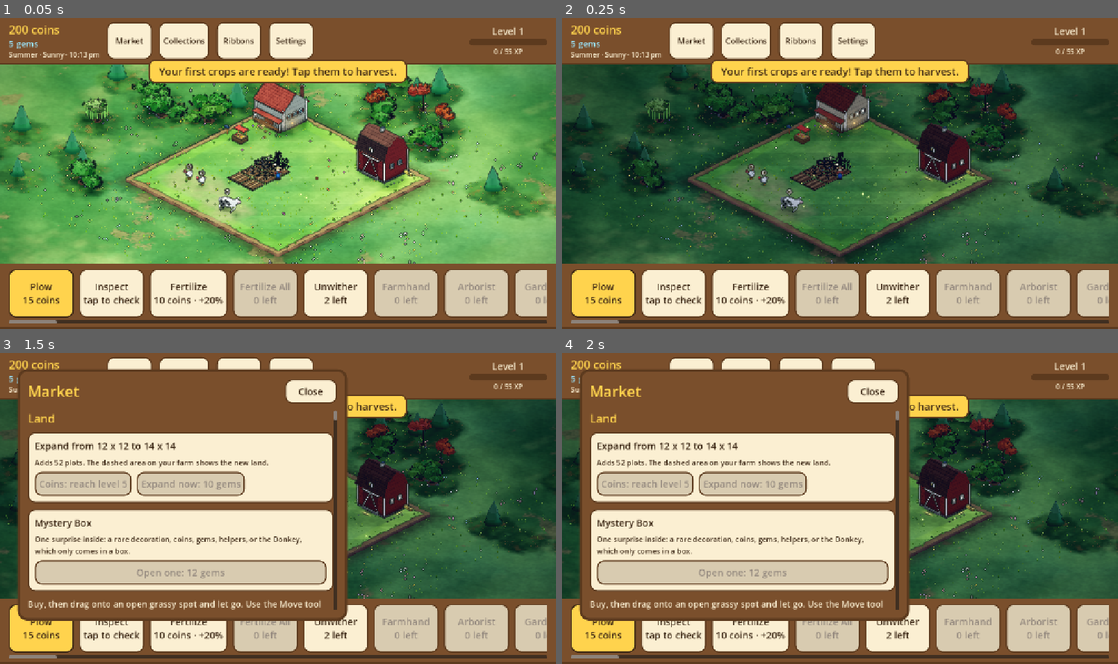
Above: before the commit, frames 1-4 (two rows, left to right).
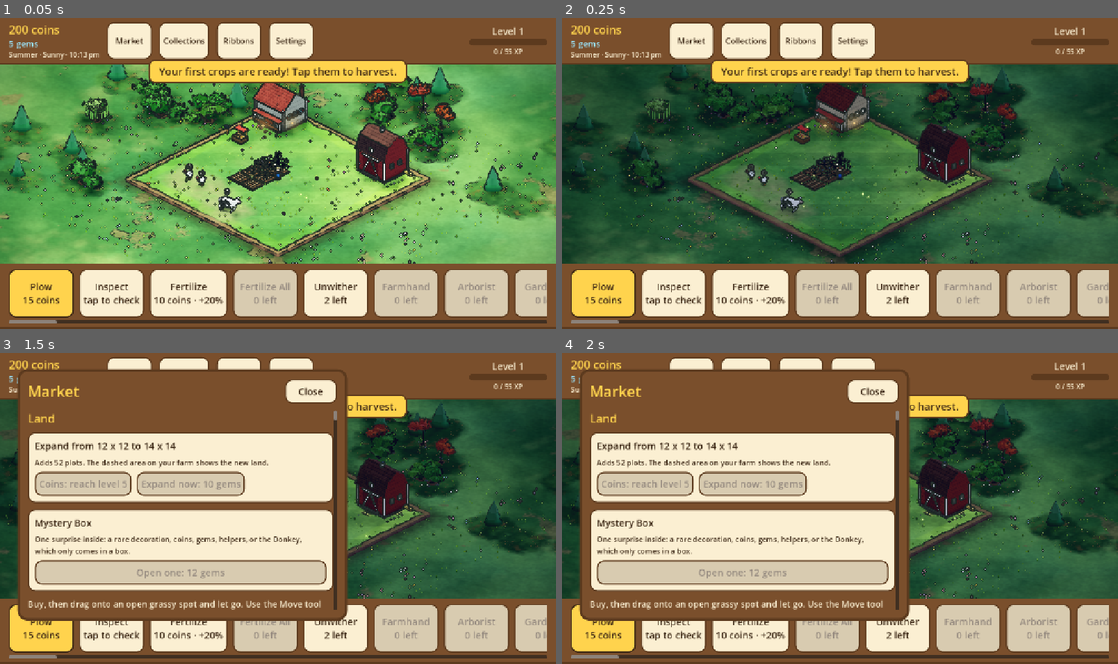
Above: after the commit, the same moments.

Repository: aniket-patra-1998/farm-game
Game: Godot game, scene res://scenes/main.tscn
The game is run twice, just before and just after one commit, with the same random seed, the same clock (stepped at 60 frames per second) and the same inputs.
Inputs:
- Up to frame 1 (0.05 s): no input
- Up to frame 2 (0.25 s): no input
- Up to frame 3 (1.5 s): click "Market" at 0.5 s; click "Collections" at 1.25 s
- Up to frame 4 (2 s): no input

The runs differ from the first frame. In frame 1, 7.3% of the frame differs, in the area x 0-100%, y 14-80%; in frame 2, 1.4%; in frame 3, 0.5%; in frame 4, 0.4%.

Commit message:
Inked, richer look: the outline now catches real edges (lower threshold, stronger), daytime saturation and contrast up
Co-Authored-By: Claude Sonnet 5.5 <noreply@anthropic.com>
Claude-Session: https://claude.ai/code/session_014fNSr1LTa4ZmUtF6K6voar

Diff:
--- a/scripts/main.gd
+++ b/scripts/main.gd
@@ -5,7 +5,11 @@
 ## Touch: pinch to zoom, two-finger drag to move, or one-finger drag with the Hand tool.
 ## Mouse: wheel to zoom, right- or middle-drag to move. Trackpad gestures also work.
 
-const INK := 0.6   # the dark outline drawn round things (grade.gdshader), 0 off: FarmVille's inked look
+const INK := 0.9   # the dark outline drawn round things (grade.gdshader), 0 off: FarmVille's inked look
+const INK_FROM := 0.22    # how small a jump in light or colour is an edge (lower: more lines)
+const INK_REACH := 1.0    # how many pixels out it looks, so how thick the line is
+const DAY_SATURATION := 1.32   # FarmVille's colour is rich: the daytime grade
+const DAY_CONTRAST := 1.14
 const MAX_ZOOM_FACTOR := 3.5 # how far you can zoom in, relative to the whole-farm view
 const WHEEL_STEP := 1.1
 const DAYLIGHT_EVERY := 0.1   # seconds between updates of the 3D sun, sky light and window glow
@@ -156,8 +160,10 @@
 	# Colour grade: richer by day, cool and soft at night, warm low sun, fog haze.
 	var m := grade.material as ShaderMaterial
 	m.set_shader_parameter("ink", INK)
-	m.set_shader_parameter("saturation", lerpf(1.12, 0.92, dark) * (1.0 - float(w["desat"])))
-	m.set_shader_parameter("contrast", lerpf(1.08, 0.98, dark))
+	m.set_shader_parameter("ink_from", INK_FROM)
+	m.set_shader_parameter("ink_reach", INK_REACH)
+	m.set_shader_parameter("saturation", lerpf(DAY_SATURATION, 0.92, dark) * (1.0 - float(w["desat"])))
+	m.set_shader_parameter("contrast", lerpf(DAY_CONTRAST, 0.98, dark))
 	m.set_shader_parameter("lift", Vector3(0.02, 0.035, 0.08) * dark)
 	var low := 0.0 if sun < 0.0 else pow(1.0 - sin(sun * PI), 3.0)  # 1 right at sunrise and sunset
 	m.set_shader_parameter("warm", Color(1.0, 0.7, 0.45, 0.22 * low * (1.0 - cover)))
